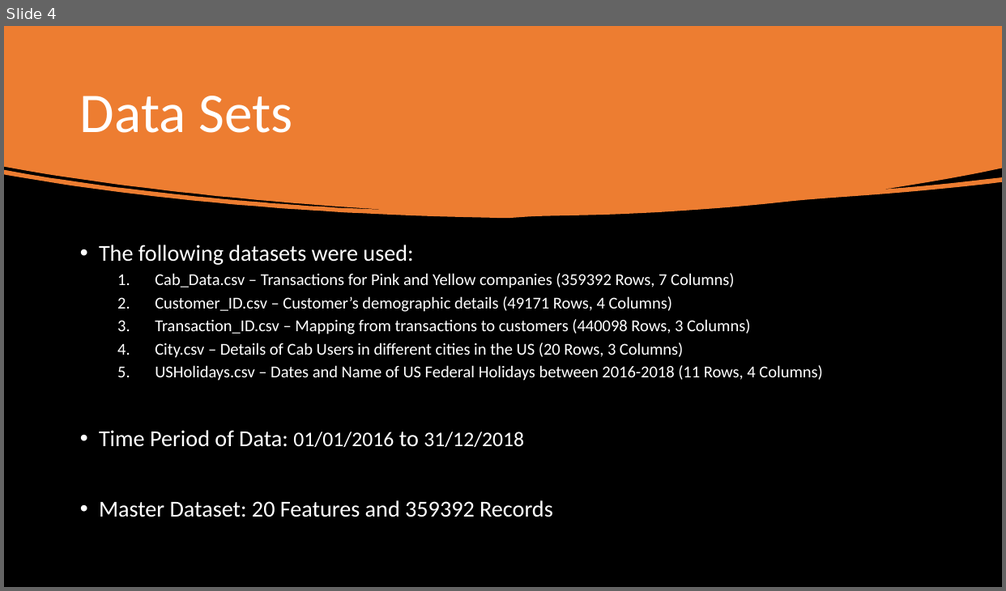
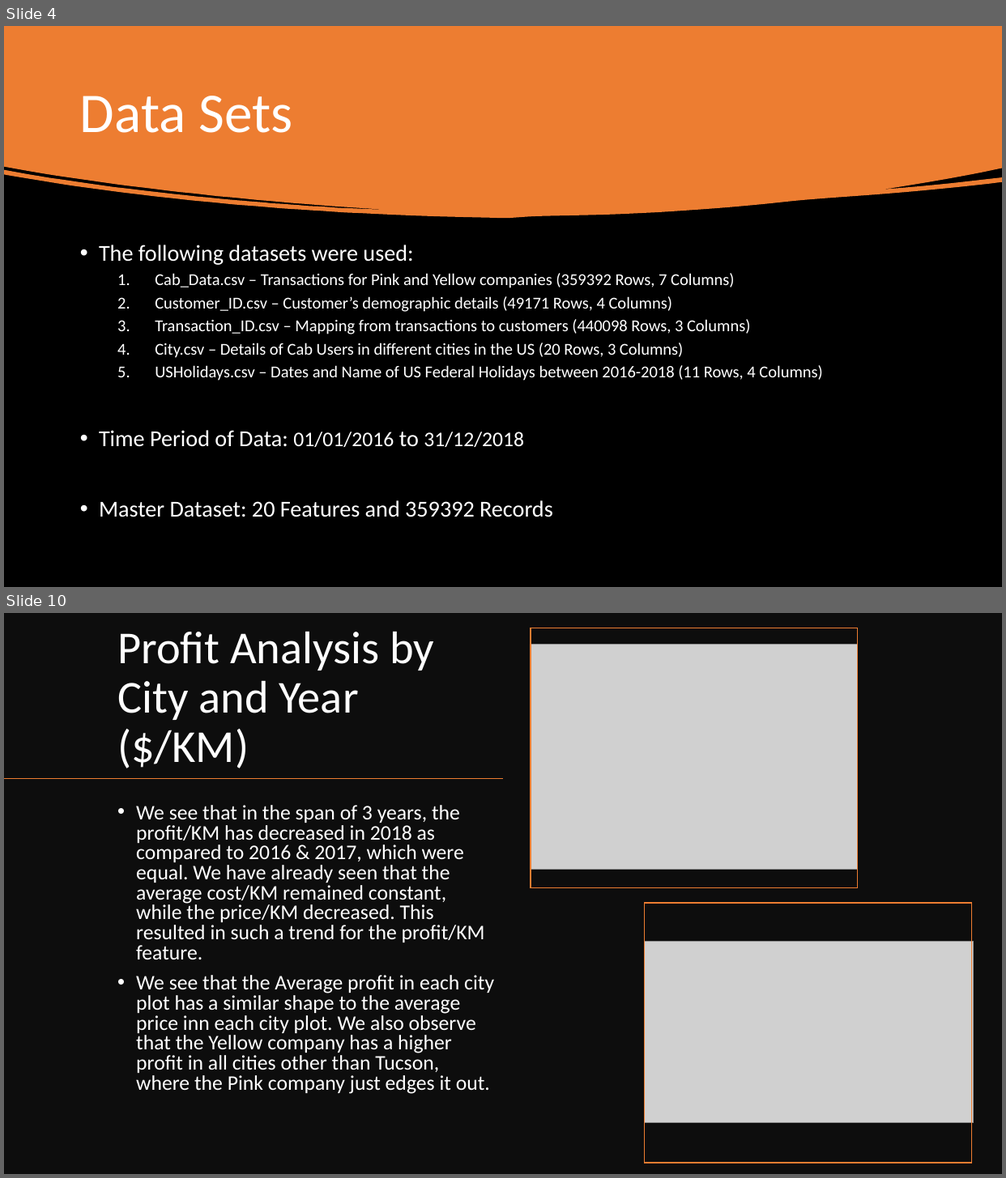
Before and after one commit to udbhavbalaji/G2M-Cab-Investment, a slide deck: G2M-Case Study.pptx. Shown one above the other, each under a label of ours: slide 4 before the commit, slides 4 and 10 after it; the slides between them are not shown. The pictures are 1006x591 and 1006x1178 pixels, drawn with LibreOffice and Linux fonts; fonts in the diff are those of the drawing; grey boxes stand for pictures. Boxes give left, top, right and bottom in pixels: in the first picture for what was removed or moved away, otherwise in the second. Text is boxed around its words. In the diff, an @@ line names an element or a change of style, - is before the commit and + after.

```diff
--- a/G2M-Case Study.pptx
+++ b/G2M-Case Study.pptx
@@ slide 10 added at [4, 613, 1002, 1174], background #FFFFFF @@
@@ rectangle added at [4, 613, 1002, 1174], fill #0D0D0D @@
@@ title added at [117, 631, 435, 769], 44 pt, text #FFFFFF @@
+Profit Analysis by City and Year ($/KM)
@@ rectangle added at [530, 628, 858, 888], outline #ED7D31 1 pt @@
@@ picture added at [530, 644, 858, 870] @@
@@ line added from (503, 779) to (4, 779), #ED7D31 1 pt @@
@@ text added at [136, 805, 494, 1094], 20 pt, text #FFFFFF @@
+• We see that in the span of 3 years, the profit/KM has decreased in 2018 as compared to 2016 & 2017, which were equal. We have already seen that the average cost/KM remained constant, while the price/KM decreased. This resulted in such a trend for the profit/KM feature.
+• We see that the Average profit in each city plot has a similar shape to the average price inn each city plot. We also observe that the Yellow company has a higher profit in all cities other than Tucson, where the Pink company just edges it out.
@@ rectangle added at [645, 903, 972, 1162], outline #ED7D31 1 pt @@
@@ picture added at [645, 942, 974, 1123] @@
```
Also in this commit, not shown: 4 slides changed, 9 other slides added, 1 slide removed, 2 other files.
